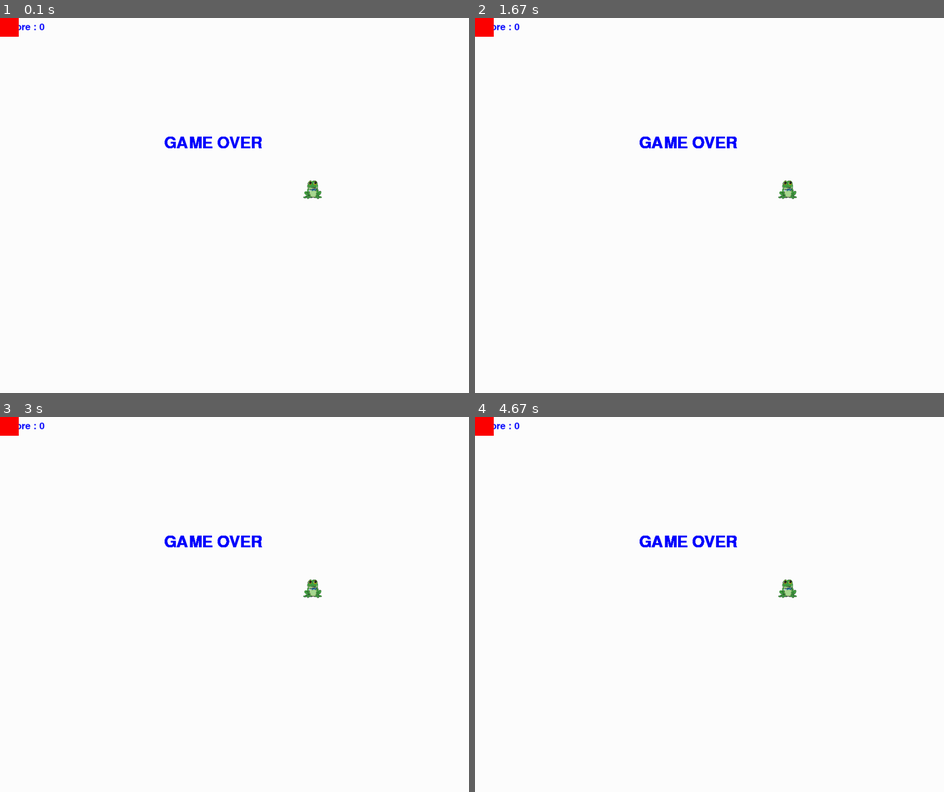
Above: before the commit, frames 1-4 (two rows, left to right).
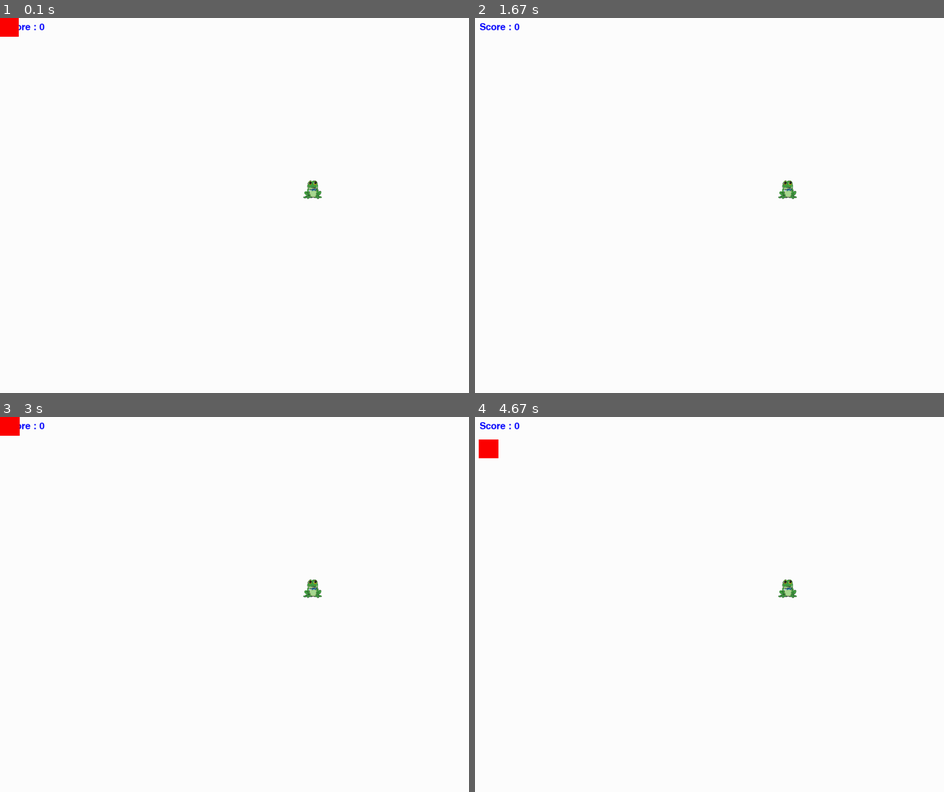
Above: after the commit, the same moments.

Repository: Sahil4UI/PythonNov2020Regular1-3
Game: pygame game, started from Game Development/snke gme/snake Game.py
Same seed, same stepped clock (60 frames per second), same inputs: the game is played once before the commit and once after it.
Inputs:
- Up to frame 1 (0.1 s): no input
- Up to frame 2 (1.67 s): hold Right 0.33-0.8 s; hold Up 0.83-1.13 s; hold Right 1.17-1.63 s
- Up to frame 3 (3 s): hold Left 1.67-2.2 s; hold Down 2.23-2.53 s; hold Left 2.57-2.97 s
- Up to frame 4 (4.67 s): hold Right 3.4-4.03 s; hold Down 4.07-4.43 s; hold Left from 4.47 s (still down)

The runs differ from the first frame. In frame 1, 0.4% of the frame differs, in the area x 35-56%, y 31-35%; in frame 2, 0.6%; in frame 3, 0.4%; in frame 4, 0.9%, in the area x 0-56%, y 0-35%.

Commit message:
Update snake Game.py

Diff:
--- a/Game Development/snke gme/snake Game.py
+++ b/Game Development/snke gme/snake Game.py
@@ -1,6 +1,7 @@
 import random
 import pygame
 pygame.init()
+
 W=1000
 H=800
 gameBoard = pygame.display.set_mode((W,H))
@@ -27,18 +28,20 @@
     gameBoard.blit(text,(10,10))
 
 def GameOver():
-    font = pygame.font.SysFont(None,50)
-    text = font.render("GAME OVER",True,blue)
+    font = pygame.font.SysFont(None,100)
+    text_1 = font.render("GAME OVER",True,blue)
+    text_2 = font.render("PRess SPACE to restart",True,red)
     while True:
         for event in pygame.event.get():
             if event.type == pygame.QUIT:
                 pygame.quit()
                 quit()
 
-
-        #anti-aliasing
-
-        gameBoard.blit(text,(W//2-150,H//2-150))
+            if event.type == pygame.KEYDOWN:
+                if event.key == pygame.K_SPACE:
+                    Game()
+        gameBoard.blit(text_1,(W//2-150,H//2-150))
+        gameBoard.blit(text_2,(100,350))
         pygame.display.flip()
 
 
@@ -53,35 +56,37 @@
     snakeList = []
     counter=0
     while True:
-        gameBoard.fill(white)
+
         for event in pygame.event.get():
             if event.type == pygame.QUIT:
                 pygame.quit()
                 quit()
             if event.type == pygame.KEYDOWN:
                 if event.key == pygame.K_LEFT:
-                    moveX = -5
+                    moveX = -2
                     moveY=0
                 elif event.key==pygame.K_RIGHT:
-                    moveX = 5
+                    moveX = 2
                     moveY=0
 
                 elif event.key == pygame.K_UP:
-                    moveY = -5
+                    moveY = -2
                     moveX=0
                 elif event.key==pygame.K_DOWN:
-                    moveY = 5
+                    moveY = 2
                     moveX=0
+        gameBoard.fill(white)
 
-
-        #surface , color , [x,y,width,height]
         snake = pygame.draw.rect(gameBoard,red,[x,y,30,30])
 
         frog = pygame.Rect(frogX,frogY,40,40)
 
         gameBoard.blit(frogImage,(frogX,frogY))
 
-        Score(counter)
+        x += moveX
+        y += moveY
+
+
 
         if snake.colliderect(frog):
             frogX = random.randint(0,W - 40)
@@ -90,16 +95,12 @@
             snakeLength+=20
             counter+=1
 
+        Score(counter)
+        snakeList.append([x,y])
+        Snake(snakeList)
+
         if snakeLength < len(snakeList):
             del snakeList[0]
-
-
-        x += moveX
-        y += moveY
-
-
-        snakeList.append([x,y])
-        Snake(snakeList)
 
         for i in snakeList[:-1]:
             if snakeList[-1] == i:
@@ -108,15 +109,15 @@
 
 
 
-        if x > W-40:
-            moveX = -5
-        elif x<0:
-            moveX= 5
+        if x > W:
+            x = -50
+        elif x< -50:
+            x= W
 
-        elif y > H-40:
-            moveY = -5
-        elif y < 0:
-            moveY =  5
+        elif y > H:
+            y = -50
+        elif y < -50:
+            y =  H
 
         #pygame.draw.circle(gameBoard,red,[200,200],50)
 
